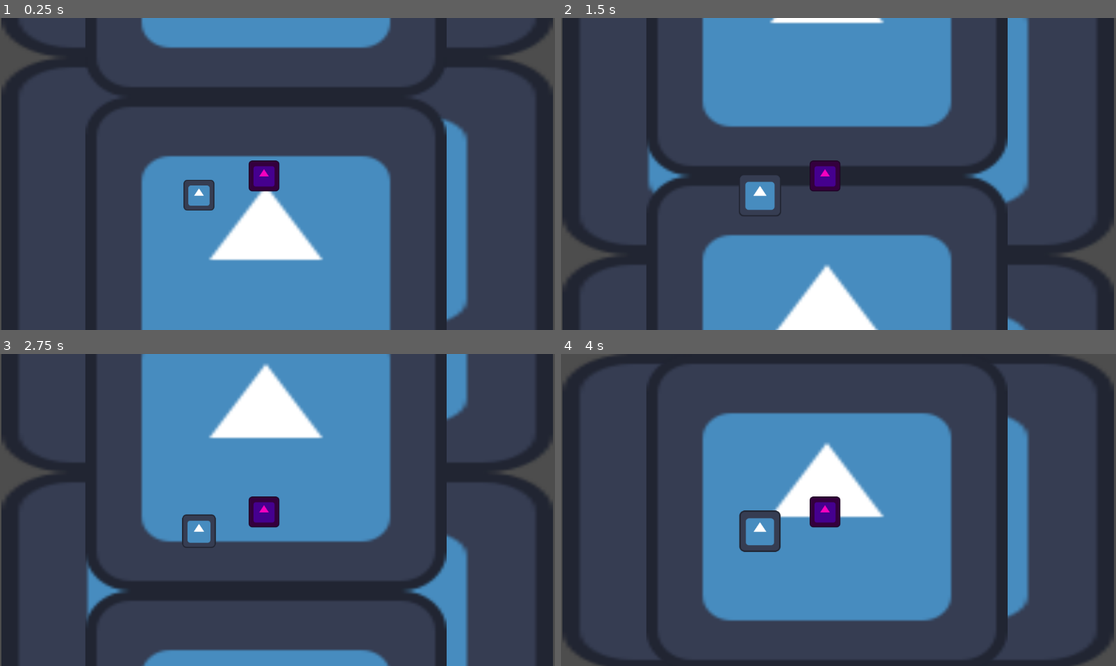
Above: before the commit, frames 1-4 (two rows, left to right).
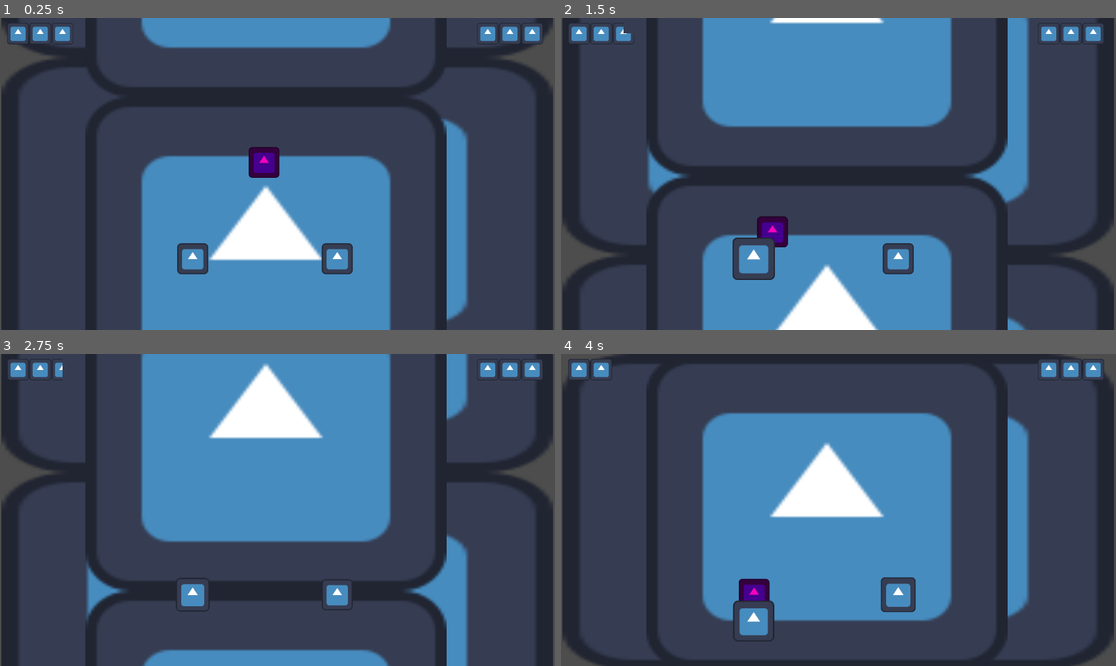
Above: after the commit, the same moments.

Repository: SUTD-Dev-n-Dice/CCG-2025
Game: Godot game, scene res://Scenes/Levels/Minigames/BulletHell.tscn
Same seed, same stepped clock (60 frames per second), same inputs: the game is played once before the commit and once after it. This scene is started directly instead of the project's main scene. The engine's default icon, where the game draws it, is replaced by a stand-in: a white triangle on a blue panel in a dark square.
Inputs:
- Up to frame 1 (0.25 s): no input
- Up to frame 2 (1.5 s): tap X (x) at 0.6 s; tap Z (z) at 0.8, 1.35 s
- Up to frame 3 (2.75 s): tap X (x) at 1.55, 2.1 s; tap Z (z) at 2.3 s
- Up to frame 4 (4 s): tap Z (z) at 2.85, 3.8 s; tap X (x) at 3.05, 3.6 s

The runs differ from the first frame. In frame 1, 2.6% of the frame differs, in the area x 1-98%, y 1-83%; in frame 2, 3.5%, in the area x 1-98%, y 1-84%; in frame 3, 2.6%; in frame 4, 3.5%.

Commit message:
Feat: 2-Player, Player Health, Game End Logic
gonna work on bullet attacks next yippee

Diff:
--- a/Scenes/Levels/Minigames/BulletHell.tscn
+++ b/Scenes/Levels/Minigames/BulletHell.tscn
@@ -1,7 +1,8 @@
-[gd_scene load_steps=12 format=3 uid="uid://bgnaeqshw6qwl"]
+[gd_scene load_steps=13 format=3 uid="uid://bgnaeqshw6qwl"]
 
 [ext_resource type="Script" uid="uid://db4snt56vq38t" path="res://Scripts/Objects/BulletHell/GameManager.gd" id="1_tijud"]
 [ext_resource type="Texture2D" uid="uid://dvg3baum031v0" path="res://icon.svg" id="1_w3u3q"]
+[ext_resource type="Script" uid="uid://gkwh3j4xkc6d" path="res://Scenes/Levels/Minigames/healthBarManager.gd" id="2_37tp8"]
 [ext_resource type="PackedScene" uid="uid://civi8lu2m0cbi" path="res://Scenes/Objects/BulletHell/enemy.tscn" id="2_vy5ie"]
 [ext_resource type="Shader" uid="uid://b5p2g2vi7q5gp" path="res://Assets/Shaders/scroll.gdshader" id="2_xjujy"]
 [ext_resource type="Script" uid="uid://cn427p3oaqhu5" path="res://Scripts/Objects/BulletHell/BoundaryHandler.gd" id="4_dgxji"]
@@ -28,8 +29,84 @@
 [node name="GameUI" type="Control" parent="."]
 layout_mode = 3
 anchors_preset = 0
-offset_right = 40.0
-offset_bottom = 40.0
+offset_right = 1152.0
+offset_bottom = 648.0
+
+[node name="Player1UI" type="Control" parent="GameUI"]
+layout_mode = 1
+anchors_preset = 15
+anchor_right = 1.0
+anchor_bottom = 1.0
+grow_horizontal = 2
+grow_vertical = 2
+
+[node name="HBoxContainer" type="HBoxContainer" parent="GameUI/Player1UI"]
+layout_mode = 1
+offset_left = 15.0
+offset_top = 10.0
+offset_right = 407.0
+offset_bottom = 138.0
+scale = Vector2(0.35, 0.35)
+script = ExtResource("2_37tp8")
+
+[node name="heart1" type="TextureProgressBar" parent="GameUI/Player1UI/HBoxContainer"]
+layout_mode = 2
+max_value = 4.0
+value = 4.0
+fill_mode = 5
+texture_progress = ExtResource("1_w3u3q")
+
+[node name="heart2" type="TextureProgressBar" parent="GameUI/Player1UI/HBoxContainer"]
+layout_mode = 2
+max_value = 4.0
+value = 4.0
+fill_mode = 5
+texture_progress = ExtResource("1_w3u3q")
+
+[node name="heart3" type="TextureProgressBar" parent="GameUI/Player1UI/HBoxContainer"]
+layout_mode = 2
+max_value = 4.0
+value = 4.0
+fill_mode = 5
+texture_progress = ExtResource("1_w3u3q")
+
+[node name="Player2UI" type="Control" parent="GameUI"]
+layout_mode = 1
+anchors_preset = 15
+anchor_right = 1.0
+anchor_bottom = 1.0
+grow_horizontal = 2
+grow_vertical = 2
+
+[node name="HBoxContainer" type="HBoxContainer" parent="GameUI/Player2UI"]
+layout_mode = 1
+offset_left = 990.0
+offset_top = 10.0
+offset_right = 1382.0
+offset_bottom = 138.0
+scale = Vector2(0.35, 0.35)
+script = ExtResource("2_37tp8")
+
+[node name="heart1" type="TextureProgressBar" parent="GameUI/Player2UI/HBoxContainer"]
+layout_mode = 2
+max_value = 4.0
+value = 4.0
+fill_mode = 5
+texture_progress = ExtResource("1_w3u3q")
+
+[node name="heart2" type="TextureProgressBar" parent="GameUI/Player2UI/HBoxContainer"]
+layout_mode = 2
+max_value = 4.0
+value = 4.0
+fill_mode = 5
+texture_progress = ExtResource("1_w3u3q")
+
+[node name="heart3" type="TextureProgressBar" parent="GameUI/Player2UI/HBoxContainer"]
+layout_mode = 2
+max_value = 4.0
+value = 4.0
+fill_mode = 5
+texture_progress = ExtResource("1_w3u3q")
 
 [node name="upper_bg" type="Sprite2D" parent="."]
 z_index = -3
@@ -52,11 +129,11 @@
 position = Vector2(87, -13)
 
 [node name="CollisionShape2D" type="CollisionShape2D" parent="Boundary/road_walls"]
-position = Vector2(491.5, -13.5)
+position = Vector2(491, -11)
 shape = SubResource("RectangleShape2D_w3u3q")
 
 [node name="CollisionShape2D2" type="CollisionShape2D" parent="Boundary/road_walls"]
-position = Vector2(501, 693)
+position = Vector2(502, 685)
 shape = SubResource("RectangleShape2D_w3u3q")
 
 [node name="CollisionShape2D3" type="CollisionShape2D" parent="Boundary/road_walls"]
@@ -70,27 +147,35 @@
 [node name="bullet_walls" type="Area2D" parent="Boundary"]
 
 [node name="CollisionShape2D2" type="CollisionShape2D" parent="Boundary/bullet_walls"]
-position = Vector2(1174, 324)
+position = Vector2(1179, 326)
 shape = SubResource("RectangleShape2D_vy5ie")
 
 [node name="CollisionShape2D" type="CollisionShape2D" parent="Boundary/bullet_walls"]
-position = Vector2(-22, 325)
+position = Vector2(-27, 325)
 shape = SubResource("RectangleShape2D_vy5ie")
 
-[node name="Player" parent="Boundary" instance=ExtResource("5_4tn5h")]
-position = Vector2(413, 368)
+[node name="EnemySpawner" type="Node2D" parent="."]
+visible = false
+position = Vector2(0, -2)
+script = ExtResource("6_ggmkk")
+
+[node name="Enemy" parent="." groups=["Enemy"] instance=ExtResource("2_vy5ie")]
+position = Vector2(548, 300)
+
+[node name="Player1" parent="." groups=["Player"] instance=ExtResource("5_4tn5h")]
+position = Vector2(400, 500)
 left = &"left1"
 right = &"right1"
 up = &"up1"
 down = &"down1"
 jump = &"z"
 
-[node name="EnemySpawner" type="Node2D" parent="."]
-visible = false
-position = Vector2(0, -2)
-script = ExtResource("6_ggmkk")
-
-[node name="Enemy" parent="." instance=ExtResource("2_vy5ie")]
-position = Vector2(548, 328)
+[node name="Player2" parent="." groups=["Player"] instance=ExtResource("5_4tn5h")]
+position = Vector2(700, 500)
+left = &"left2"
+right = &"right2"
+up = &"up2"
+down = &"down2"
+jump = &"x"
 
 [connection signal="area_entered" from="Boundary/bullet_walls" to="Boundary" method="_on_left_area_entered"]
--- /dev/null
+++ b/Scenes/Levels/Minigames/healthBarManager.gd
@@ -0,0 +1,25 @@
+extends HBoxContainer
+
+@onready var heart_bars = [
+	$heart1,
+	$heart2,
+	$heart3
+]
+
+func init_ui(max_health_quarters: int):
+	for heart in heart_bars:
+		heart.value = 4
+
+func update_hearts(current_health: int):
+	var quarters = current_health
+	for i in range(heart_bars.size()):
+		var heart_min = i * 4 + 1
+		var heart_max = (i + 1) * 4
+
+		if quarters >= heart_max:
+			heart_bars[i].value = 4
+		elif quarters < heart_min:
+			heart_bars[i].value = 0
+		else:
+			var quarters_in_heart = quarters - (heart_min - 1)
+			heart_bars[i].value = quarters_in_heart
--- a/Scenes/Objects/BulletHell/enemy.tscn
+++ b/Scenes/Objects/BulletHell/enemy.tscn
@@ -24,7 +24,7 @@
 [sub_resource type="RectangleShape2D" id="RectangleShape2D_0dulj"]
 size = Vector2(107, 107)
 
-[node name="Enemy" type="CharacterBody2D" groups=["Enemy"]]
+[node name="Enemy" type="CharacterBody2D"]
 scale = Vector2(0.5, 0.5)
 script = ExtResource("1_bcrhi")
 
--- a/Scenes/Objects/BulletHell/player.tscn
+++ b/Scenes/Objects/BulletHell/player.tscn
@@ -14,4 +14,5 @@
 texture = ExtResource("2_al5dy")
 
 [node name="CollisionShape2D" type="CollisionShape2D" parent="."]
+scale = Vector2(0.9, 0.9)
 shape = SubResource("RectangleShape2D_dfbp3")
--- a/Scripts/Objects/BulletHell/Enemy.gd
+++ b/Scripts/Objects/BulletHell/Enemy.gd
@@ -4,7 +4,11 @@
 var health : int = 100			# health of enemy vehicle
 var type : String			# type of vehicle, affects sprites later
 
+@onready var game_manager = get_node("/root/BulletHell")
+
 var bulletDamage : int  = 5
+var target_position : Vector2
+var speed: float = 500.0
 
 var stateMachine : StateMachine
 
@@ -19,9 +23,27 @@
 
 	# TODO: handle if health reaches below threshold
 
-func _physics_process(delta):
+func set_target_position(player : String) -> void:
+	if player == "1":
+		target_position = game_manager.player1Pos
+	else:
+		target_position = game_manager.player2Pos
+
+func move_to_player() -> int:
+	var direction: Vector2 = (target_position - global_position).normalized()
+	velocity = direction * speed
+	move_and_slide()
+
+	# Case 1: If it hits the player, go back to idle
 	for i in get_slide_collision_count():
 		var collision = get_slide_collision(i)
-		if collision.get_collider():
-			if collision.is_in_group("Bullet"):
-				bulletDamaged()
+		var collider = collision.get_collider()
+		if collider is CharacterBody2D && collider.is_in_group("Player"):
+			velocity = Vector2.ZERO
+			return 0
+
+	#Case 2: If it reaches target position, go back to idle
+	if (target_position.distance_to(position) < 5):
+		return 1
+	else:
+		return 2
--- a/Scripts/Objects/BulletHell/EnemyFSM.gd
+++ b/Scripts/Objects/BulletHell/EnemyFSM.gd
@@ -7,6 +7,8 @@
 @onready var state: State = (func get_initial_state() -> State:
 	return initial_state if initial_state != null else get_child(0)
 ).call()
+
+@onready var game_manager = get_node("/root/BulletHell")
 
 func _ready() -> void:
 	# Give every state a reference to the state machine.
@@ -23,11 +25,13 @@
 
 
 func _process(delta: float) -> void:
-	state.update(delta)
+	if not game_manager.getState():
+		state.update(delta)
 
 
 func _physics_process(delta: float) -> void:
-	state.physics_update(delta)
+	if not game_manager.getState():
+		state.physics_update(delta)
 
 
 func _transition_to_next_state(target_state_path: String, data: Dictionary = {}) -> void:
--- a/Scripts/Objects/BulletHell/GameManager.gd
+++ b/Scripts/Objects/BulletHell/GameManager.gd
@@ -1,7 +1,42 @@
 extends Node
+
+# players update this every frame, enemy only accesses when necessary
+@export var player1Pos : Vector2 = Vector2.ZERO
+@export var player2Pos : Vector2 = Vector2.ZERO
+
+var player1: CharacterBody2D
+var player2: CharacterBody2D
+var heartsUI1: HBoxContainer
+var heartsUI2: HBoxContainer
+
+# the boolean that controls whether the entire game is running
+var isEnd: bool = false
+
+func _ready():
+	player1 = get_node("Player1")  # adjust path relative to GameManager
+	player2 = get_node("Player2")
+	heartsUI1 = get_node("GameUI/Player1UI/HBoxContainer")
+	heartsUI2 = get_node("GameUI/Player2UI/HBoxContainer")
+
+	heartsUI1.init_ui(player1.maxHealthQuarters)
+	player1.health_changed.connect(heartsUI1.update_hearts)
+	player1.game_end.connect(game_end)
+
+	heartsUI2.init_ui(player2.maxHealthQuarters)
+	player2.health_changed.connect(heartsUI2.update_hearts)
+	player2.game_end.connect(game_end)
+
+func setPlayer1Position(pos: Vector2) -> void:
+	player1Pos = pos
+
+func setPlayer2Position(pos: Vector2) -> void:
+	player2Pos = pos
+
+func getState() -> bool:
+	return isEnd
 
 func game_start():
 	pass
 
 func game_end():
-	pass
+	isEnd = true
--- a/Scripts/Objects/BulletHell/States/Charge.gd
+++ b/Scripts/Objects/BulletHell/States/Charge.gd
@@ -1,12 +1,15 @@
 extends EnemyState
+
+var players : Array[String] = ["1", "2"]
 
 func enter(previous_state_path: String, data := {}) -> void:
 	print("Entered Charge State")
-	pass
-
-# TODO: Function to move towards last player position player
+	get_parent().get_parent().set_target_position(players[randi() % 2])
 
 func physics_update(delta: float) -> void:
-	# temp
-	if Input.is_action_just_pressed("z"):
+	var collision = get_parent().get_parent().move_to_player()
+
+	if collision == 0:
+		finished.emit(IDLE)
+	elif collision == 1:
 		finished.emit(SHOOT)
--- a/Scripts/Objects/BulletHell/States/Shoot.gd
+++ b/Scripts/Objects/BulletHell/States/Shoot.gd
@@ -8,5 +8,5 @@
 	pass
 
 func physics_update(delta: float) -> void:
-	if Input.is_action_just_pressed("z"):
-		finished.emit(DAMAGED)
+	if Input.is_action_just_pressed("x"):
+		finished.emit(IDLE)
--- a/Scripts/Objects/BulletHell/player.gd
+++ b/Scripts/Objects/BulletHell/player.gd
@@ -10,6 +10,15 @@
 @export var down: StringName
 @export_subgroup("Action")
 @export var jump: StringName
+
+@onready var game_manager = get_node("/root/BulletHell")
+
+var healthQuarts: float = 12.0
+var maxHealthQuarters: int = 12
+var canTakeDamage := true
+var damageCooldown := 0.5   # invulnerability timing in seconds
+signal health_changed(player: String, health: float)
+signal game_end
 
 const ORIGINAL_SCALE = Vector2(1, 1)
 const JUMP_SCALE = Vector2(1.5, 1.5)
@@ -31,14 +40,24 @@
 	var input_direction = Input.get_vector(left, right, up, down).normalized()
 	velocity = input_direction * 400
 
+	# use name as the indicator for current player
+	if name == "Player1":
+		game_manager.setPlayer1Position(position)
+	elif name == "Player2":
+		game_manager.setPlayer2Position(position)
+
 	# jump
 	if (state == PlayerState.GROUNDED and Input.is_action_just_pressed(jump)):
 		update_state(PlayerState.FALLING)
 
 func _process(delta):
-	process_input()
+	if not game_manager.getState():
+		process_input()
 
 func _physics_process(delta):
+	if game_manager.getState():
+		return
+
 	move_and_slide()
 	if (state == PlayerState.FALLING):
 		scale.x -= delta
@@ -46,3 +65,28 @@
 		if (scale <= ORIGINAL_SCALE):
 			update_state(PlayerState.GROUNDED)
 		$Sprite2D.z_index = scale.x * 100
+
+	# check for damage events
+	for i in get_slide_collision_count():
+		var collision = get_slide_collision(i)
+		var collider = collision.get_collider()
+		if collider is CharacterBody2D && collider.is_in_group("Enemy"):
+			velocity = Vector2.ZERO
+			take_damage()
+			return 0
+
+func take_damage():
+	if not canTakeDamage:
+		return
+	canTakeDamage = false
+
+	healthQuarts -= 1.0
+	emit_signal("health_changed", healthQuarts) # connected in game manager to heartsUI
+	print("Player hit! Health now:", healthQuarts)
+
+	if healthQuarts == 0.0:
+		emit_signal("game_end")
+
+	# start cooldown timer
+	var t = get_tree().create_timer(damageCooldown)
+	t.timeout.connect(func(): canTakeDamage = true)
Not shown, added: Scenes/Levels/Minigames/healthBarManager.gd.uid
